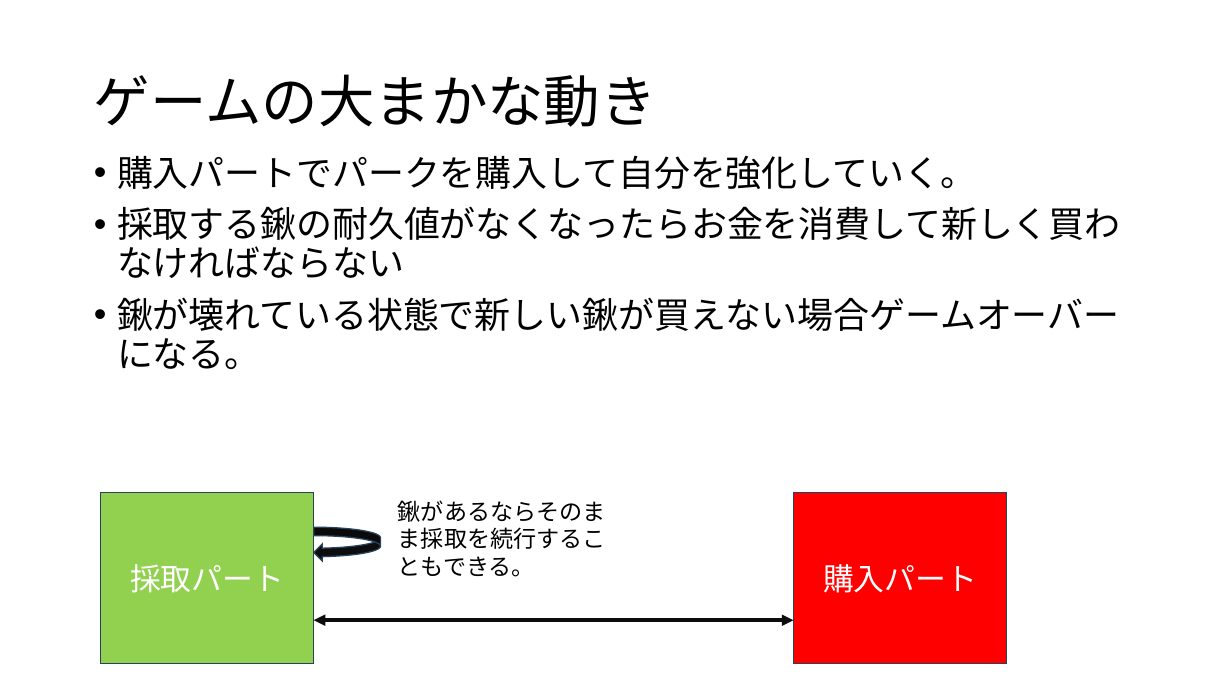
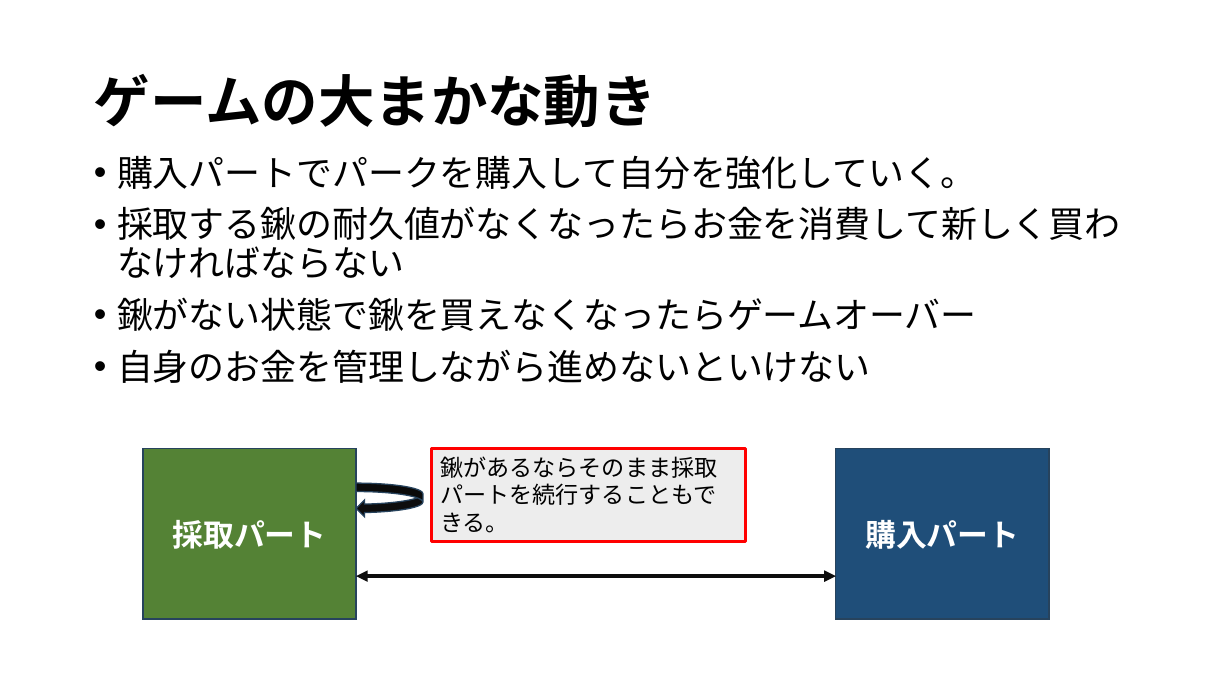
Before and after one commit to KawanoTakumi/FarmLife, a slide deck: slide 3 of FarmLife_企画.pptx. Drawn at 1232x693 pixels with LibreOffice and Linux fonts; fonts in the diff are those of the drawing. Boxes give left, top, right and bottom in pixels: in the first picture for what was removed or moved away, otherwise in the second. Text is boxed around its words. In the diff, an @@ line names an element or a change of style, - is before the commit and + after.

```diff
--- a/FarmLife_企画.pptx
+++ b/FarmLife_企画.pptx
@@ title "ゲームの大まかな動き" at <box>94,74,657,127</box>: bold on @@
@@ text at <box>117,297,977,383</box>: text changed @@
-• 鍬が壊れている状態で新しい鍬が買えない場合ゲームオーバーになる。
+• 鍬がない状態で鍬を買えなくなったらゲームオーバー
+• 自身のお金を管理しながら進めないといけない
@@ rectangle "採取パート" at <box>143,448,357,619</box>: bold on; fill #92D050 to #548235 @@
@@ rectangle "鍬があるならそのまま採取パートを続行することもできる。": place and size @@
-rectangle "鍬があるならそのまま採取パートを続行することもできる。" at <box>398,500,606,577</box>
+rectangle "鍬があるならそのまま採取パートを続行することもできる。" at <box>432,448,746,542</box>
@@ rectangle "鍬があるならそのまま採取パートを続行することもできる。" at <box>432,448,746,542</box>: fill none to #EDEDED; outline none to #FF0000 2.25 pt @@
@@ rectangle "購入パート" at <box>836,448,1050,619</box>: bold on; fill #FF0000 to #1F4E79 @@
@@ text in rectangle at <box>440,456,717,533</box>: text changed @@
-鍬があるならそのまま採取を続行することもできる。
+鍬があるならそのまま採取パートを続行することもできる。
@@ 2 rectangles, 1 double arrow, 1 curved left arrow: place and size @@
-2 rectangles, 1 double arrow, 1 curved left arrow at <box>101,493,1007,664</box>
+2 rectangles, 1 double arrow, 1 curved left arrow at <box>143,448,1050,619</box>
```
Also in this commit, not shown: 5 other slides changed, 20 other files.
